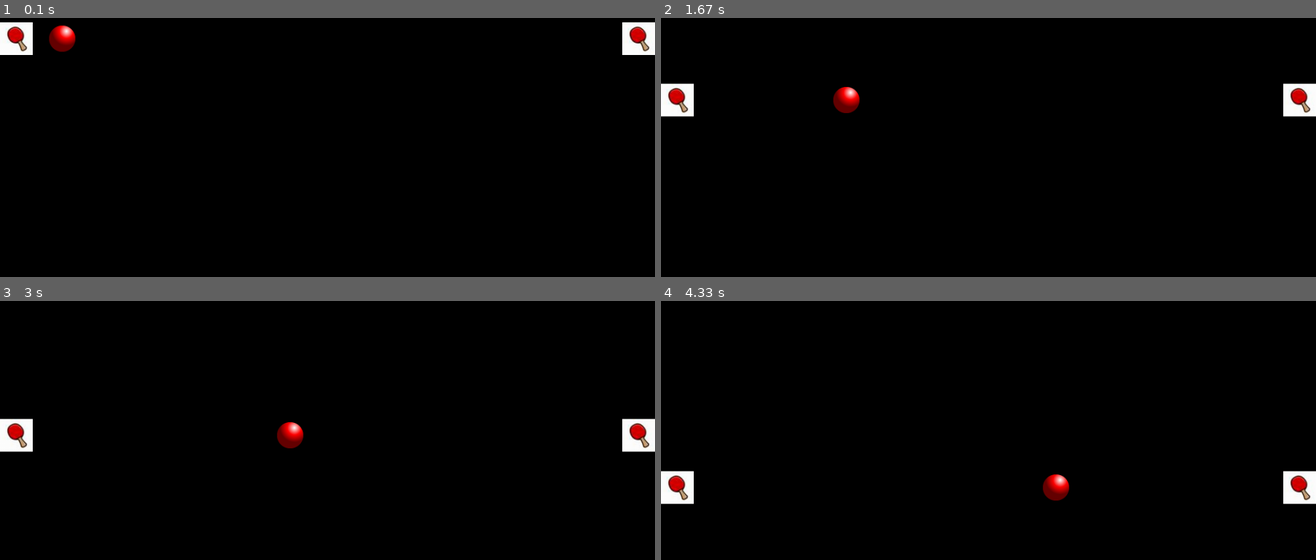
Above: before the commit, frames 1-4 (two rows, left to right).
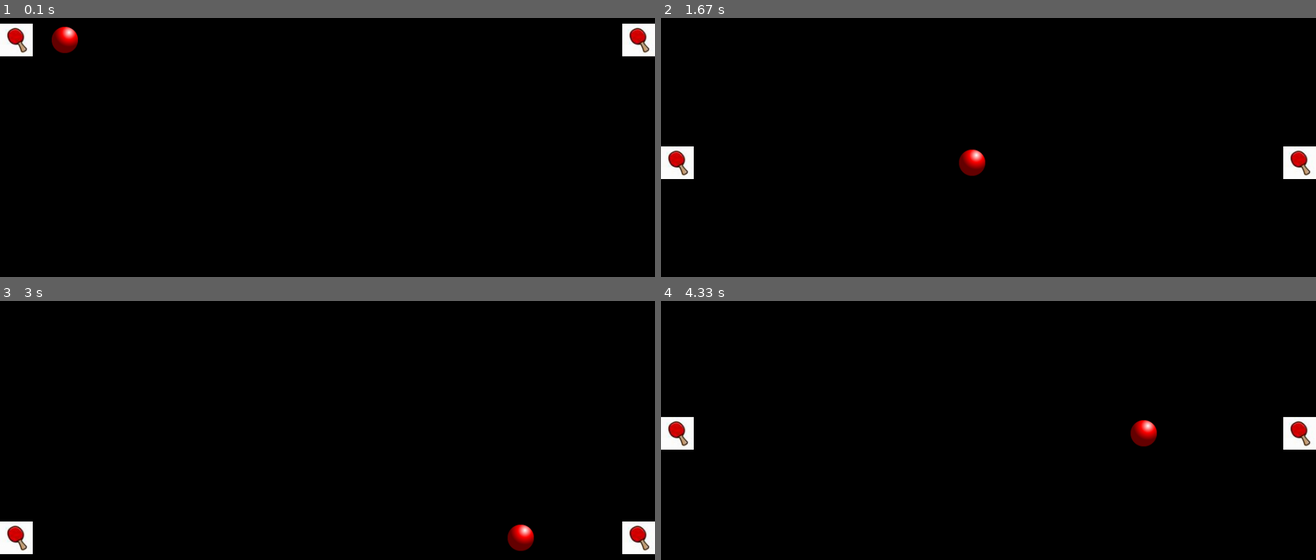
Above: after the commit, the same moments.

Repository: suhailsherif/programming_with_pygame
Game: pygame game, started from sample1.py
The game is run twice, just before and just after one commit, with the same random seed, the same clock (stepped at 60 frames per second) and the same inputs.
Inputs:
- Up to frame 1 (0.1 s): no input
- Up to frame 2 (1.67 s): no input
- Up to frame 3 (3 s): no input
- Up to frame 4 (4.33 s): no input

The runs differ from the first frame. In frame 1, 0.6% of the frame differs, in the area x 0-100%, y 1-15%; in frame 2, 3.2%, in the area x 0-100%, y 25-63%; in frame 3, 3.2%; in frame 4, 3.2%.

Commit message:
Added another example, added framerate control

Diff:
--- a/header.py
+++ b/header.py
@@ -36,5 +36,6 @@
 		if event.type == pygame.QUIT: sys.exit()
 	screen.fill((0, 0, 0))
 	for (name, x, y) in array:
-		screen.blit(assets[name], (x, y))
+		screen.blit(assets[name], (int(x), int(y)))
 	pygame.display.flip()
+	pygame.time.Clock().tick(200)
--- a/initAssets.py
+++ /dev/null
@@ -1,7 +0,0 @@
-from xml.dom import minidom
-
-assetnodes = minidom.parse('assets.xml').getElementsByTagName('asset')
-
-assets = dict( [(i.attributes["name"].value, i.attributes["image"].value) for i in assetnodes] )
-
-print assets
--- /dev/null
+++ b/sample2.py
@@ -0,0 +1,33 @@
+from header import *
+
+initAssets()
+
+width, height = 1000, 400
+
+window(width, height)
+
+minballx = 0
+maxballx = width - get_width("ball")
+minbally = 0
+maxbally = height - get_height("ball")
+ballx = 0
+bally = 0
+bally2 = 0
+dx = 3
+dy = 0
+
+while 1:
+	ballx += dx
+	bally += dy
+	bally2+= dy2
+        dy += .1
+	if ballx > maxballx:
+		ballx = maxballx
+		dx = -dx
+	if ballx < minballx:
+		ballx = minballx
+		dx = -dx
+	if bally > maxbally:
+		bally = maxbally
+		dy = -dy*.9
+	draw( [ ("ball", ballx, bally) ] )
